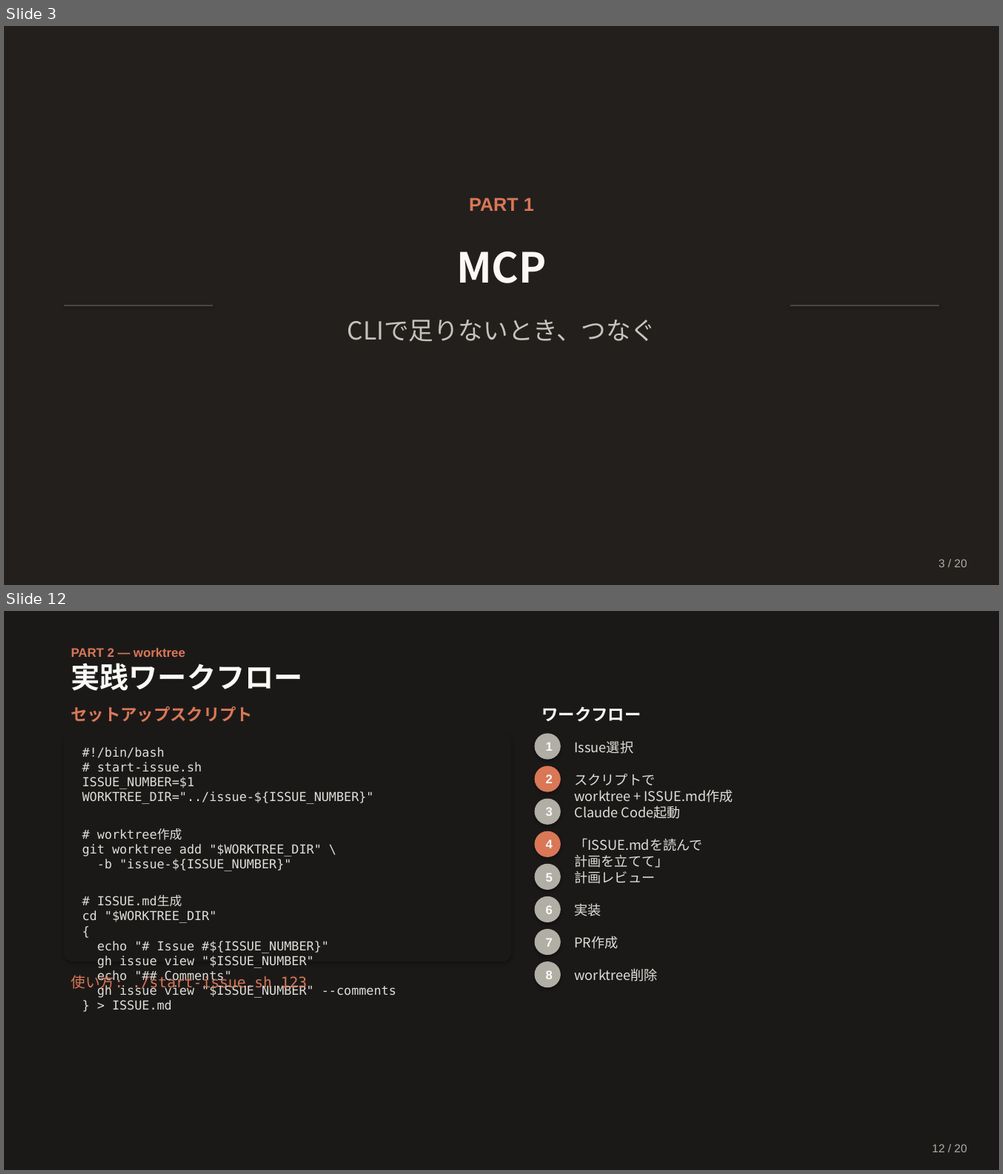
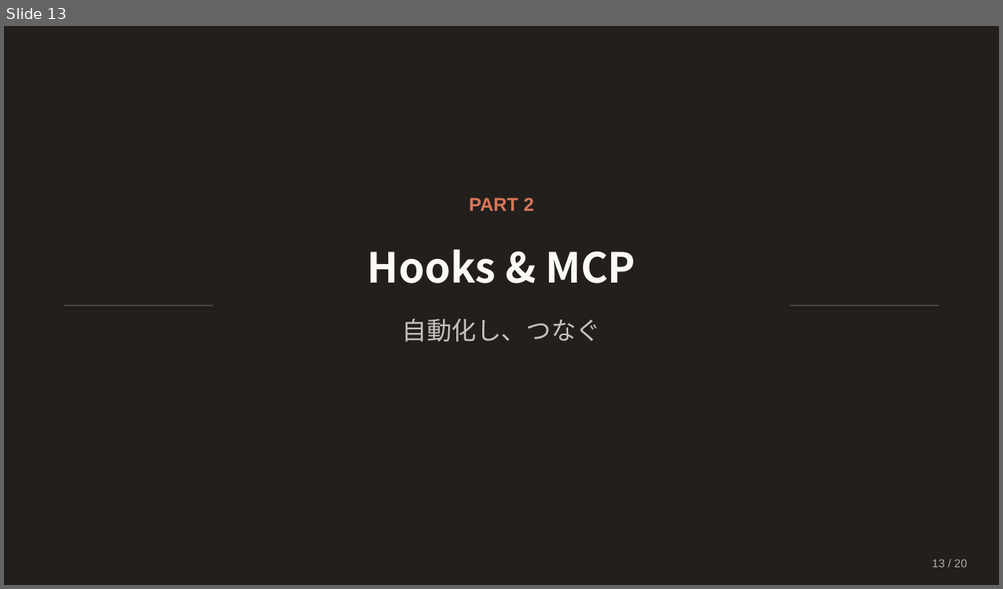
Before and after one commit to Ischca/zenn, a slide deck: slides/Claude_session3.pptx. Shown one above the other, each under a label of ours: slides 3 and 12 before the commit, slide 13 after it; the slides between them are not shown. The pictures are 1003x1174 and 1003x589 pixels, drawn with LibreOffice and Linux fonts; fonts in the diff are those of the drawing. Boxes give left, top, right and bottom in pixels: in the first picture for what was removed or moved away, otherwise in the second. Text is boxed around its words. In the diff, an @@ line names an element or a change of style, - is before the commit and + after.

```diff
--- a/slides/Claude_session3.pptx
+++ b/slides/Claude_session3.pptx
@@ slide 12 removed at (4,611,999,1170), background #1B1918 @@
@@ text removed at (71,648,185,657) @@
-PART 2 — worktree
@@ text removed at (71,663,303,691) @@
-実践ワークフロー
@@ text removed at (71,706,253,722) @@
-セットアップスクリプト
@@ text removed at (541,706,640,722) @@
-ワークフロー
@@ rounded rectangle removed at (64,733,512,962) @@
@@ ellipse removed at (535,733,560,760) @@
-1
@@ text removed at (575,741,634,754) @@
-Issue選択
@@ text removed at (82,747,396,1010) @@
-#!/bin/bash
-# start-issue.sh
-ISSUE_NUMBER=$1
-WORKTREE_DIR="../issue-${ISSUE_NUMBER}"
-# worktree作成
-git worktree add "$WORKTREE_DIR" \
--b "issue-${ISSUE_NUMBER}"
-# ISSUE.md生成
-cd "$WORKTREE_DIR"
-{
-echo "# Issue #${ISSUE_NUMBER}"
-gh issue view "$ISSUE_NUMBER"
-echo "## Comments"
-gh issue view "$ISSUE_NUMBER" --comments
-} > ISSUE.md
@@ ellipse removed at (535,766,560,792) @@
-2
@@ text removed at (575,774,733,803) @@
-スクリプトで
-worktree + ISSUE.md作成
@@ ellipse removed at (535,799,560,825) @@
-3
@@ text removed at (575,806,680,819) @@
-Claude Code起動
@@ ellipse removed at (535,831,560,857) @@
-4
@@ text removed at (575,838,703,868) @@
-「ISSUE.mdを読んで
-計画を立てて」
@@ ellipse removed at (535,864,560,890) @@
-5
@@ text removed at (575,871,655,884) @@
-計画レビュー
@@ ellipse removed at (535,897,560,923) @@
-6
@@ text removed at (575,903,601,917) @@
-実装
@@ ellipse removed at (535,930,560,956) @@
-7
@@ text removed at (575,936,618,949) @@
-PR作成
@@ ellipse removed at (535,962,560,988) @@
-8
@@ text removed at (71,973,307,992) @@
-使い方: ./start-issue.sh 123
@@ text removed at (575,968,657,982) @@
-worktree削除
@@ text removed at (932,1145,967,1153) @@
-12 / 20
@@ what was slide 3 is now slide 13 @@
@@ slide 13 changed as well @@
@@ text at (469,198,534,211): text changed @@
-PART 1
+PART 2
@@ text at (367,249,635,284): text changed @@
-MCP
+Hooks & MCP
@@ text at (402,319,601,342): text changed @@
-CLIで足りないとき、つなぐ
+自動化し、つなぐ
@@ text at (932,560,967,568): text changed @@
-3 / 20
+13 / 20
```
Also in this commit, not shown: 11 other slides changed, 8 slides added, 7 other slides removed, 1 other file.
